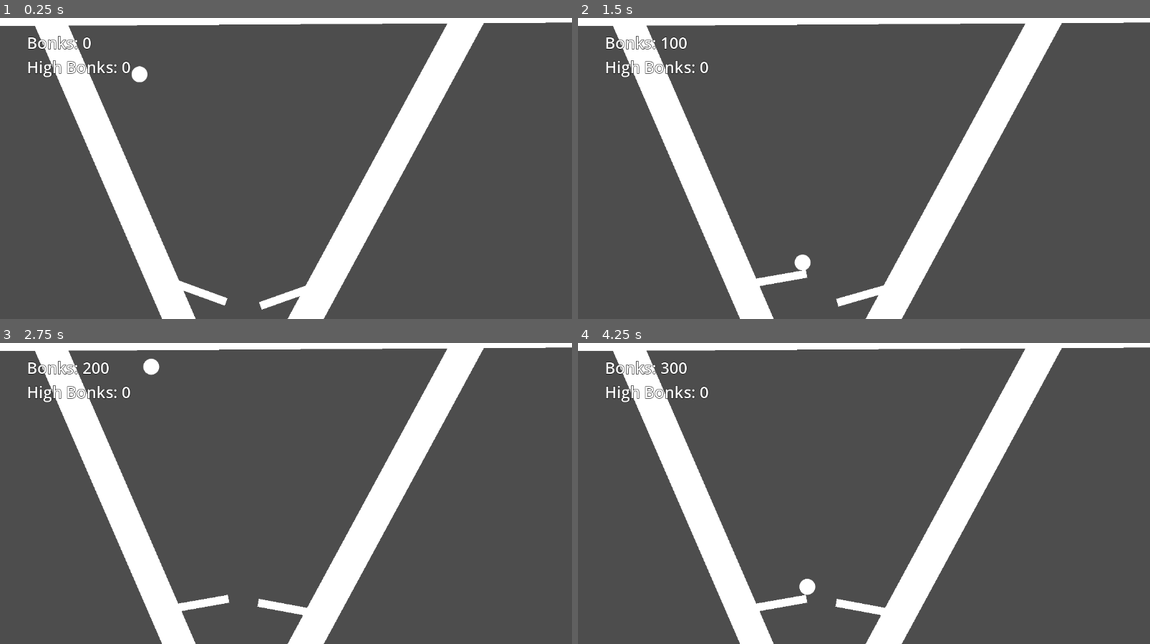
Above: before the commit, frames 1-4 (two rows, left to right).
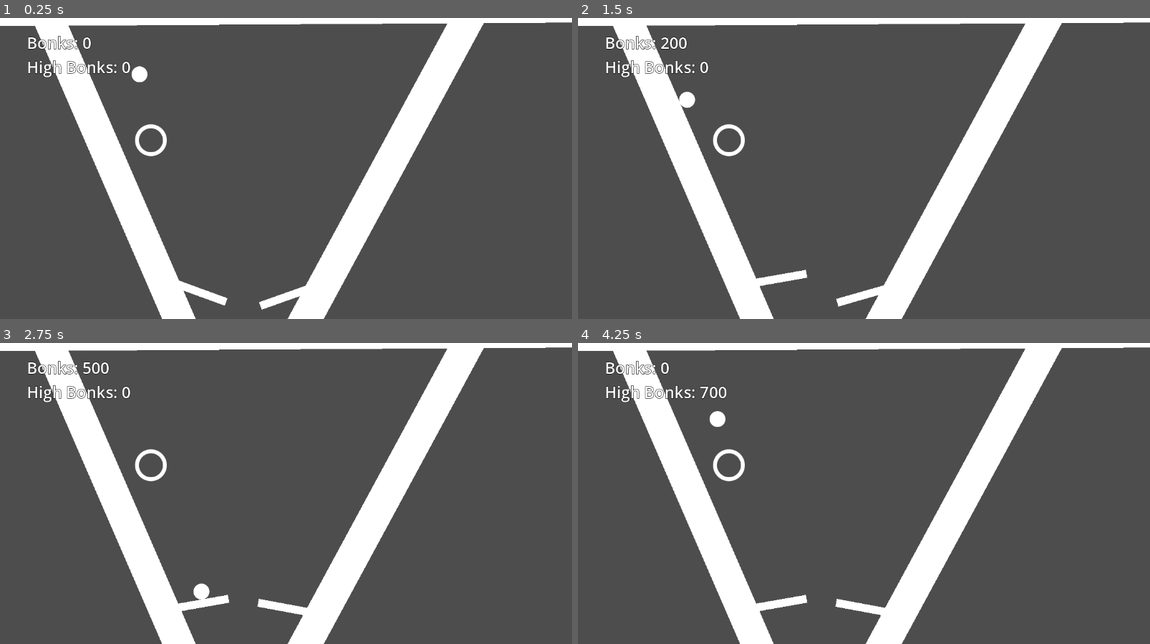
Above: after the commit, the same moments.

Repository: sfreed141/pinball
Game: Godot game, scene res://main.tscn
Two runs of this game, one before a commit and one after it. Both use one fixed random seed, a clock stepped at 60 frames per second and the inputs below.
Inputs:
- Up to frame 1 (0.25 s): no input
- Up to frame 2 (1.5 s): hold D (right) 0.53-1.28 s; hold Space (slap) 0.53-1.28 s; hold A (left) from 1.28 s (still down); tap Space (slap) at 1.35 s
- Up to frame 3 (2.75 s): release A (left) at 2.03 s; hold D (right) from 2.03 s (still down); hold Space (slap) from 2.03 s (still down)
- Up to frame 4 (4.25 s): release Space (slap) at 2.78 s; tap Space (slap) at 2.85 s; release D (right) at 3.53 s; hold A (left) from 3.53 s (still down); hold Space (slap) from 3.53 s (still down)

The runs differ from the first frame. In frame 1, 0.2% of the frame differs, in the area x 23-30%, y 35-46%; in frame 2, 0.5%; in frame 3, 0.5%; in frame 4, 0.7%, in the area x 14-42%, y 6-84%.

Commit message:
basic bumper

Diff:
--- /dev/null
+++ b/project/game/bumper.gd
@@ -0,0 +1,13 @@
+extends Area2D
+
+signal bumped(sender)
+
+@export var strength = 1000
+@export var points = 200
+
+func _on_body_entered(body):
+	if body is RigidBody2D:
+		var normal = (body.global_position - global_position).normalized()
+		var impulse = normal * strength
+		body.apply_central_impulse(impulse)
+		bumped.emit(self)
--- /dev/null
+++ b/project/game/bumper.tscn
@@ -0,0 +1,21 @@
+[gd_scene load_steps=4 format=3 uid="uid://biuqxwo0rr4k7"]
+
+[ext_resource type="Script" path="res://game/bumper.gd" id="1_rl8m8"]
+[ext_resource type="Texture2D" uid="uid://btshpisa6xa25" path="res://assets/GiantLightStudios - SimpleShapes/circle_outline_eighth_64.png" id="1_tlpsh"]
+
+[sub_resource type="CircleShape2D" id="CircleShape2D_hswlc"]
+radius = 34.1321
+
+[node name="Bumper" type="Area2D" groups=["bumper"]]
+collision_layer = 0
+collision_mask = 2
+monitorable = false
+script = ExtResource("1_rl8m8")
+
+[node name="CollisionShape2D" type="CollisionShape2D" parent="."]
+shape = SubResource("CircleShape2D_hswlc")
+
+[node name="Sprite2D" type="Sprite2D" parent="."]
+texture = ExtResource("1_tlpsh")
+
+[connection signal="body_entered" from="." to="." method="_on_body_entered"]
--- a/project/game/gamemode.gd
+++ b/project/game/gamemode.gd
@@ -17,6 +17,7 @@
 
 const RESPAWN_AREA_GROUP = &"respawn_area"
 const BALL_SPAWN_GROUP = &"ball_spawn"
+const BUMPER_GROUP = &"bumper"
 
 const BALL_SCENE = preload("res://game/ball.tscn")
 var _ball
@@ -29,6 +30,10 @@
 	var respawn_areas = get_tree().get_nodes_in_group(RESPAWN_AREA_GROUP)
 	for r in respawn_areas:
 		r.body_entered.connect(_on_respawn_ball)
+
+	var bumpers = get_tree().get_nodes_in_group(BUMPER_GROUP)
+	for b in bumpers:
+		b.bumped.connect(_on_bumper_bumped)
 
 	var p = ingame_ui
 	while p is CanvasItem or p is CanvasLayer:
@@ -52,6 +57,10 @@
 	score += 100
 	_update_ui()
 
+func _on_bumper_bumped(bumper):
+	score += bumper.points
+	_update_ui()
+
 func _update_ui():
 	highscore_label.text = "High Bonks: %s" % [ high_score ]
 	score_label.text = "Bonks: %s" % [ score ]
--- a/project/main.tscn
+++ b/project/main.tscn
@@ -1,7 +1,8 @@
-[gd_scene load_steps=7 format=3 uid="uid://wp31bdkw2ujt"]
+[gd_scene load_steps=8 format=3 uid="uid://wp31bdkw2ujt"]
 
 [ext_resource type="Script" path="res://game/gamemode.gd" id="1_8jxqk"]
 [ext_resource type="PackedScene" uid="uid://dhlm0r3kgrbs5" path="res://game/paddle.tscn" id="2_67h6p"]
+[ext_resource type="PackedScene" uid="uid://biuqxwo0rr4k7" path="res://game/bumper.tscn" id="4_ro6ew"]
 [ext_resource type="Texture2D" uid="uid://cbvi147u2de24" path="res://assets/GiantLightStudios - SimpleShapes/square_64.png" id="4_vvabt"]
 
 [sub_resource type="RectangleShape2D" id="RectangleShape2D_ne3n4"]
@@ -85,6 +86,9 @@
 position = Vector2(457, 737)
 shape = SubResource("RectangleShape2D_hpi33")
 
+[node name="Bumper" parent="World/Map" instance=ExtResource("4_ro6ew")]
+position = Vector2(304, 288)
+
 [node name="UI" type="CanvasLayer" parent="."]
 
 [node name="Menu" type="MarginContainer" parent="UI"]
